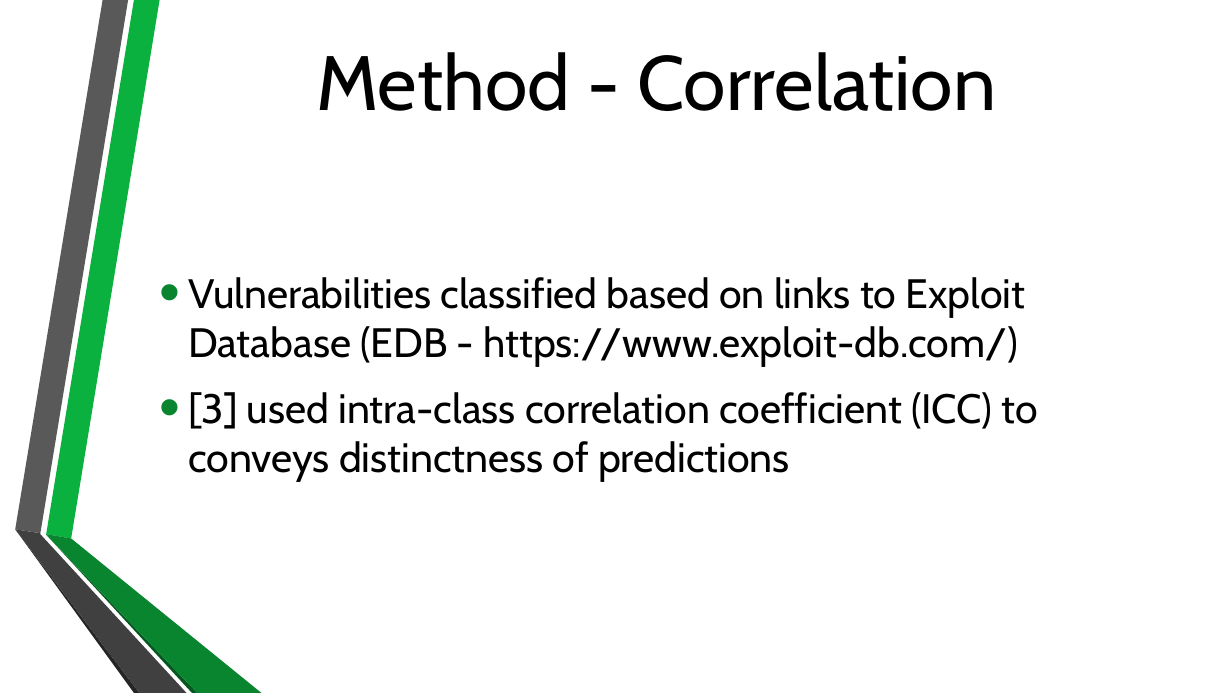
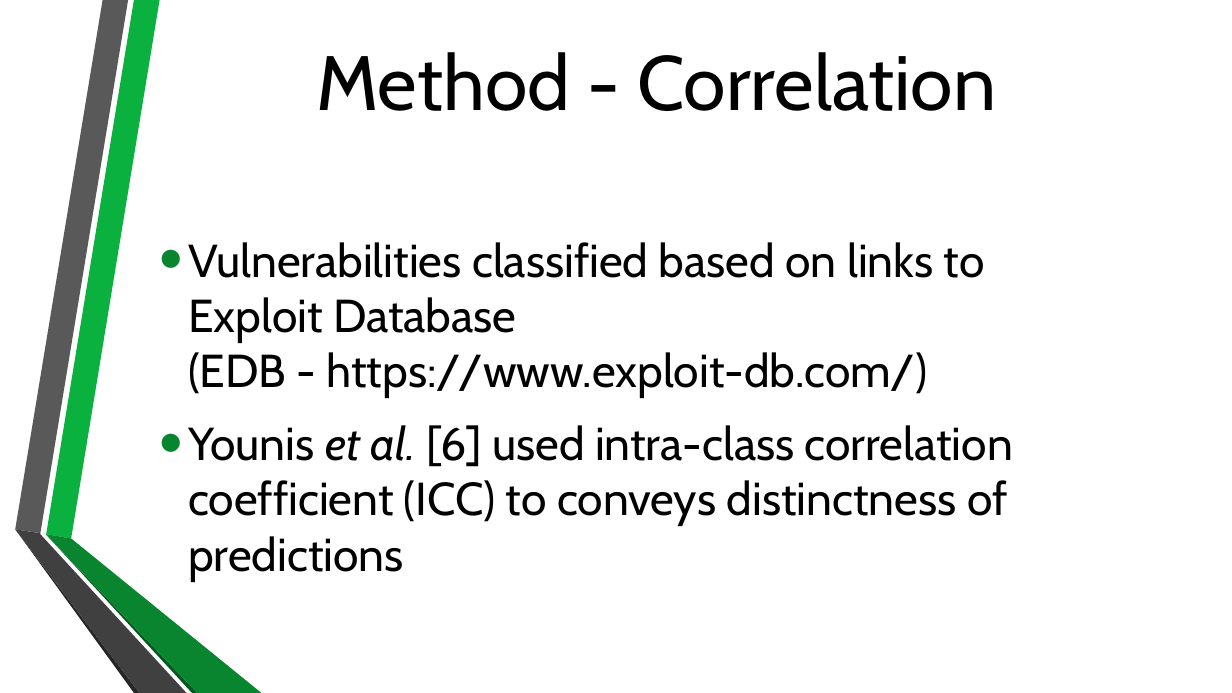
Before and after one commit to BenChurch/Winter2017, a slide deck: slide 15 of CISC848/Implementation/Presentation/CvssEquationRecasting.pptx (slide 14 before the commit). Drawn at 1232x693 pixels with LibreOffice and Linux fonts; fonts in the diff are those of the drawing; background and template pictures are left out. Boxes give left, top, right and bottom in pixels: in the first picture for what was removed or moved away, otherwise in the second. Text is boxed around its words. In the diff, an @@ line names an element or a change of style, - is before the commit and + after.

```diff
--- a/CISC848/Implementation/Presentation/CvssEquationRecasting.pptx
+++ b/CISC848/Implementation/Presentation/CvssEquationRecasting.pptx
@@ text at <box>188,242,985,398</box>: size 32 to 36 pt in "Vulnerabilities classified based on links to Exploit ..." @@
@@ text at <box>188,425,1013,582</box>: text changed; size 32 to 36 pt @@
-• [3] used intra-class correlation coefficient (ICC) to conveys distinctness of predictions
+• Younis et al. [6] used intra-class correlation coefficient (ICC) to conveys distinctness of predictions
```
Also in this commit, not shown: 18 other slides changed, 1 slide added, 2 other files.
